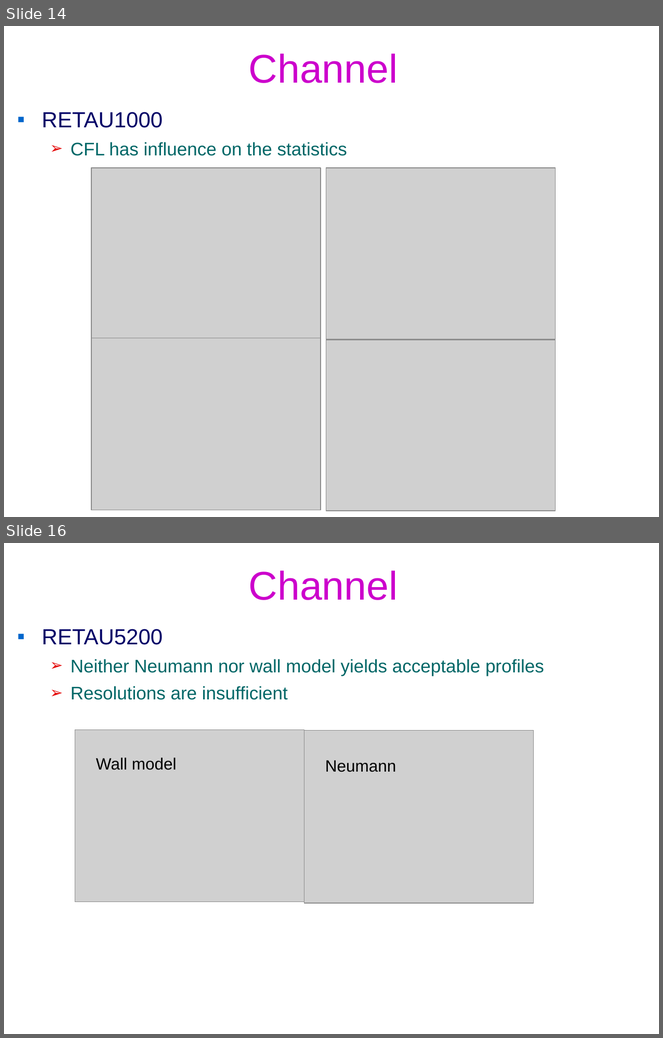
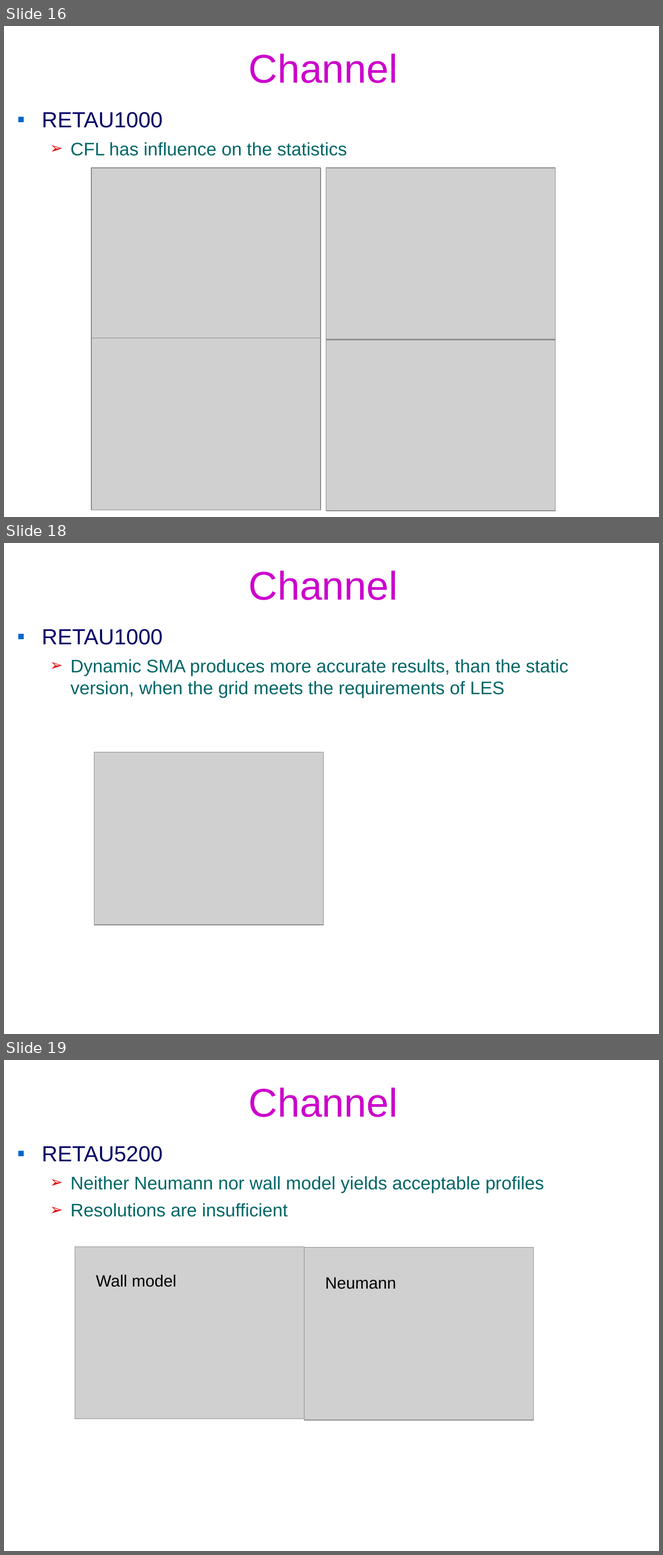
Before and after one commit to federicoVerolini/CaLES, a slide deck: docs/vv.pptx. Shown one above the other, each under a label of ours: slides 14 and 16 before the commit, slides 16, 18 and 19 after it; the slides between them are not shown. The pictures are 663x1038 and 663x1555 pixels, drawn with LibreOffice and Linux fonts; fonts in the diff are those of the drawing; grey boxes stand for pictures; background and template pictures are left out. Boxes give left, top, right and bottom in pixels: in the first picture for what was removed or moved away, otherwise in the second. Text is boxed around its words. In the diff, an @@ line names an element or a change of style, - is before the commit and + after.

```diff
--- a/docs/vv.pptx
+++ b/docs/vv.pptx
@@ slide 18 added at (x1=4, y1=543, x2=659, y2=1034), background #FFFFFF @@
@@ title added at (x1=249, y1=571, x2=398, y2=600), 44 pt, text #CC00CC @@
+Channel
@@ text added at (x1=42, y1=629, x2=569, y2=698), 20 pt, text #006666 @@
+▪ RETAU1000
+  ➢ Dynamic SMA produces more accurate results, than the static version, when the grid meets the requirements of LES
@@ picture added at (x1=94, y1=752, x2=324, y2=925) @@
@@ what was slide 14 is now slide 16 @@
@@ what was slide 16 is now slide 19 @@
```
Also in this commit, not shown: 3 slides changed, 2 other slides added, 4 other files.
